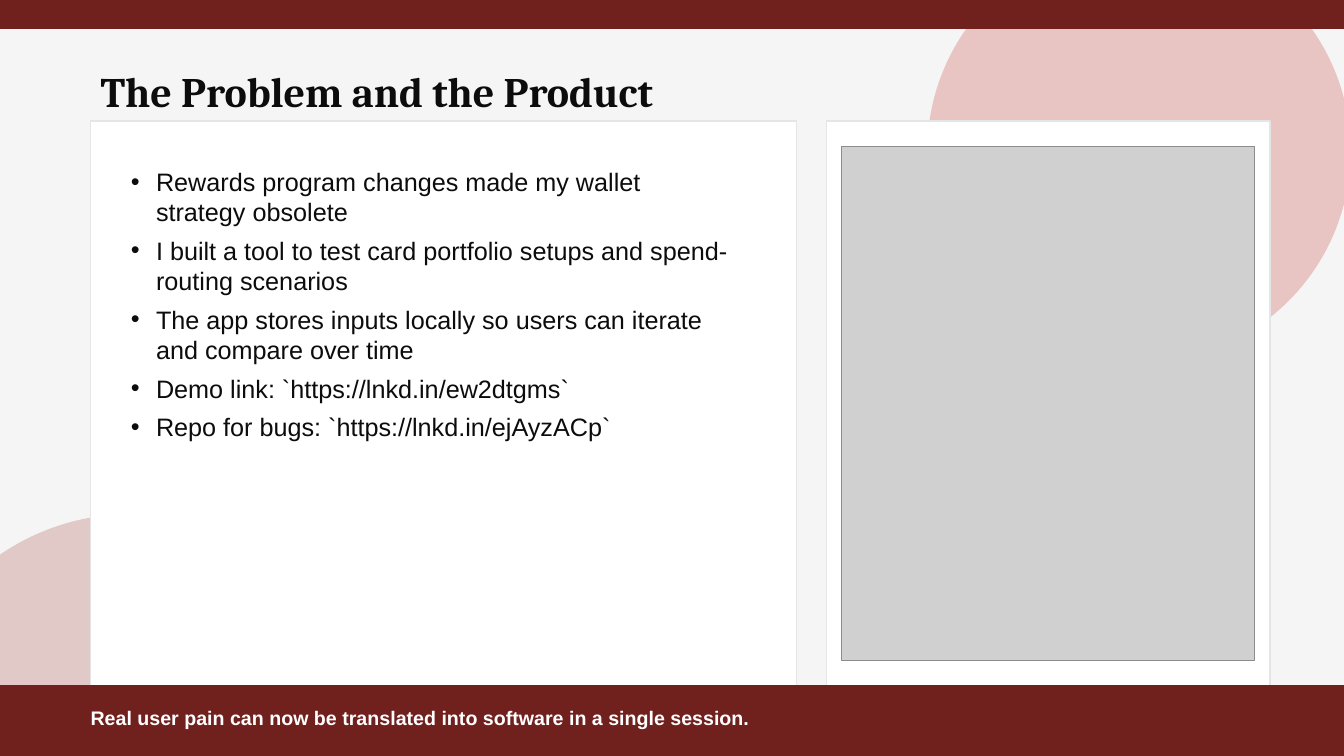
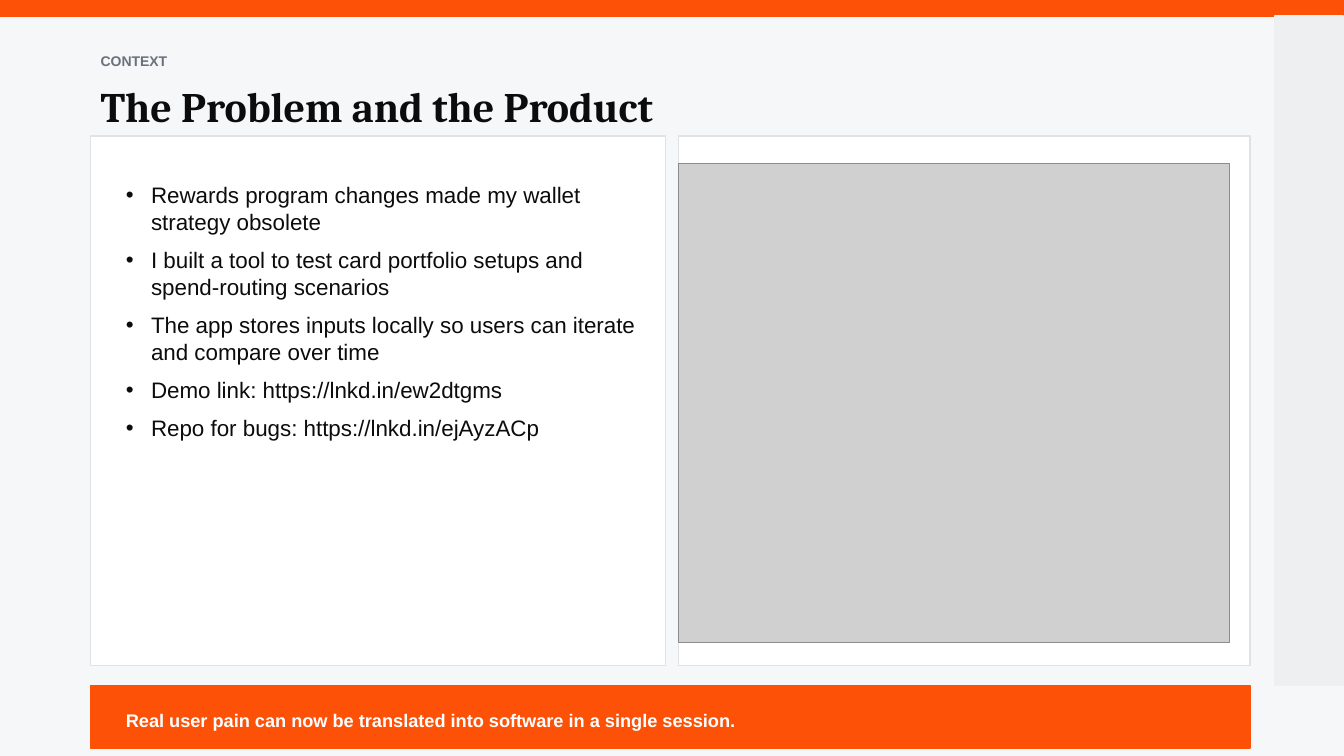
Before and after one commit to sd5969/whats-in-your-wallet, a slide deck: slide 2 of slides/deck.pptx (slide 3 before the commit). Drawn at 1344x756 pixels with LibreOffice and Linux fonts; fonts in the diff are those of the drawing; grey boxes stand for pictures. Boxes give left, top, right and bottom in pixels: in the first picture for what was removed or moved away, otherwise in the second. Text is boxed around its words. In the diff, an @@ line names an element or a change of style, - is before the commit and + after.

```diff
--- a/slides/deck.pptx
+++ b/slides/deck.pptx
@@ rectangle at box(0, 0, 1344, 756): fill #F5F5F5 to #F5F7F8; outline #F5F5F5 1 pt to #F5F7F8 1 pt @@
@@ rectangle: place and size @@
-rectangle at box(0, 0, 1344, 28)
+rectangle at box(0, 0, 1344, 16)
@@ rectangle at box(0, 0, 1344, 16): fill #70201D to #FD5108; outline #70201D 1 pt to #FD5108 1 pt @@
@@ ellipse removed at box(928, 0, 1344, 363) @@
@@ rectangle added at box(1275, 16, 1344, 686), fill #EEEFF1, outline #EEEFF1 1 pt @@
@@ text added at box(101, 56, 168, 66), 10 pt, text #6A717C, bold @@
+CONTEXT
@@ text "The Problem and the Product": place and size @@
-text "The Problem and the Product" at box(101, 77, 653, 108)
+text "The Problem and the Product" at box(101, 92, 653, 123)
@@ rectangle: place and size @@
-rectangle at box(91, 121, 797, 686)
+rectangle at box(91, 136, 665, 665)
@@ rectangle at box(91, 136, 665, 665): outline #E5E5E5 1 pt to #DFE3E6 1 pt @@
@@ rectangle added at box(91, 139, 99, 190), fill #FD5108, outline #FD5108 1 pt @@
@@ rectangle at box(679, 136, 1250, 665): outline #E5E5E5 1 pt to #DFE3E6 1 pt @@
@@ rectangle: place and size @@
-rectangle at box(827, 121, 1270, 686)
+rectangle at box(679, 136, 1250, 665)
@@ text "Rewards program changes made my ...": place and size @@
-text "Rewards program changes made my ..." at box(156, 172, 727, 442)
+text "Rewards program changes made my ..." at box(151, 186, 635, 441)
@@ picture: place and size @@
-picture at box(842, 146, 1255, 660)
+picture at box(679, 163, 1230, 642)
@@ text at box(151, 186, 635, 365): size 18 to 16 pt in "Rewards program changes made my wallet strategy ...", "I built a tool to test card ...", "The app stores inputs locally so users ..."; more space between paragraphs @@
@@ text at box(151, 381, 539, 441): text changed; size 18 to 16 pt @@
-• Demo link: `https://lnkd.in/ew2dtgms`
-• Repo for bugs: `https://lnkd.in/ejAyzACp`
+• Demo link: https://lnkd.in/ew2dtgms
+• Repo for bugs: https://lnkd.in/ejAyzACp
@@ ellipse removed at box(0, 514, 363, 756) @@
@@ rectangle at box(91, 686, 1250, 748): fill #70201D to #FD5108; outline #70201D 1 pt to #FD5108 1 pt @@
@@ rectangle: place and size @@
-rectangle at box(0, 686, 1344, 756)
+rectangle at box(91, 686, 1250, 748)
@@ text "Real user pain can now ...": place and size @@
-text "Real user pain can now ..." at box(91, 710, 748, 729)
+text "Real user pain can now ..." at box(126, 713, 735, 731)
@@ text "Real user pain can now ..." at box(126, 713, 735, 731): size 14 to 13 pt @@
```
Also in this commit, not shown: 6 other slides changed, 1 slide removed, 2 other files.
